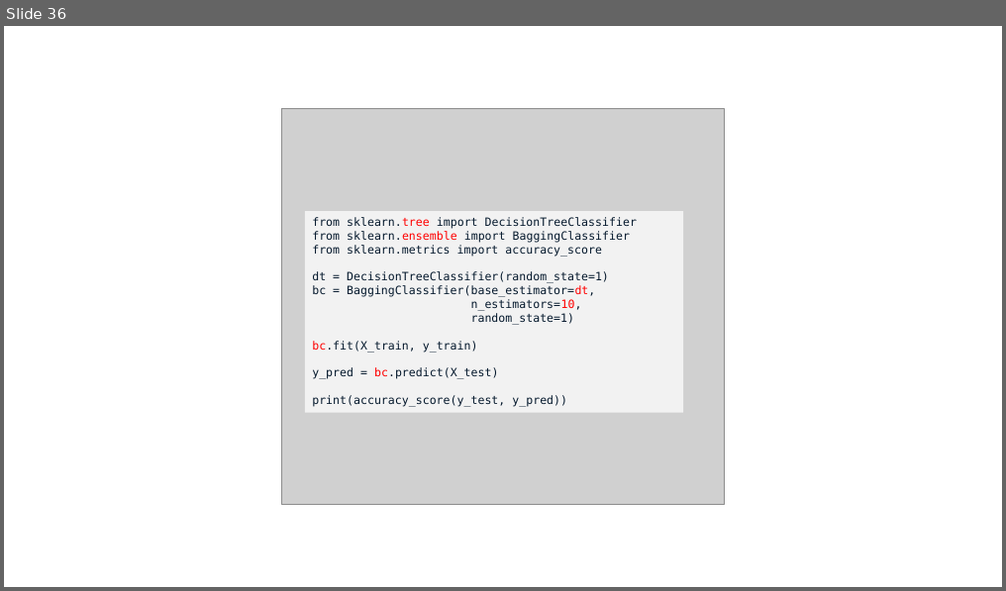
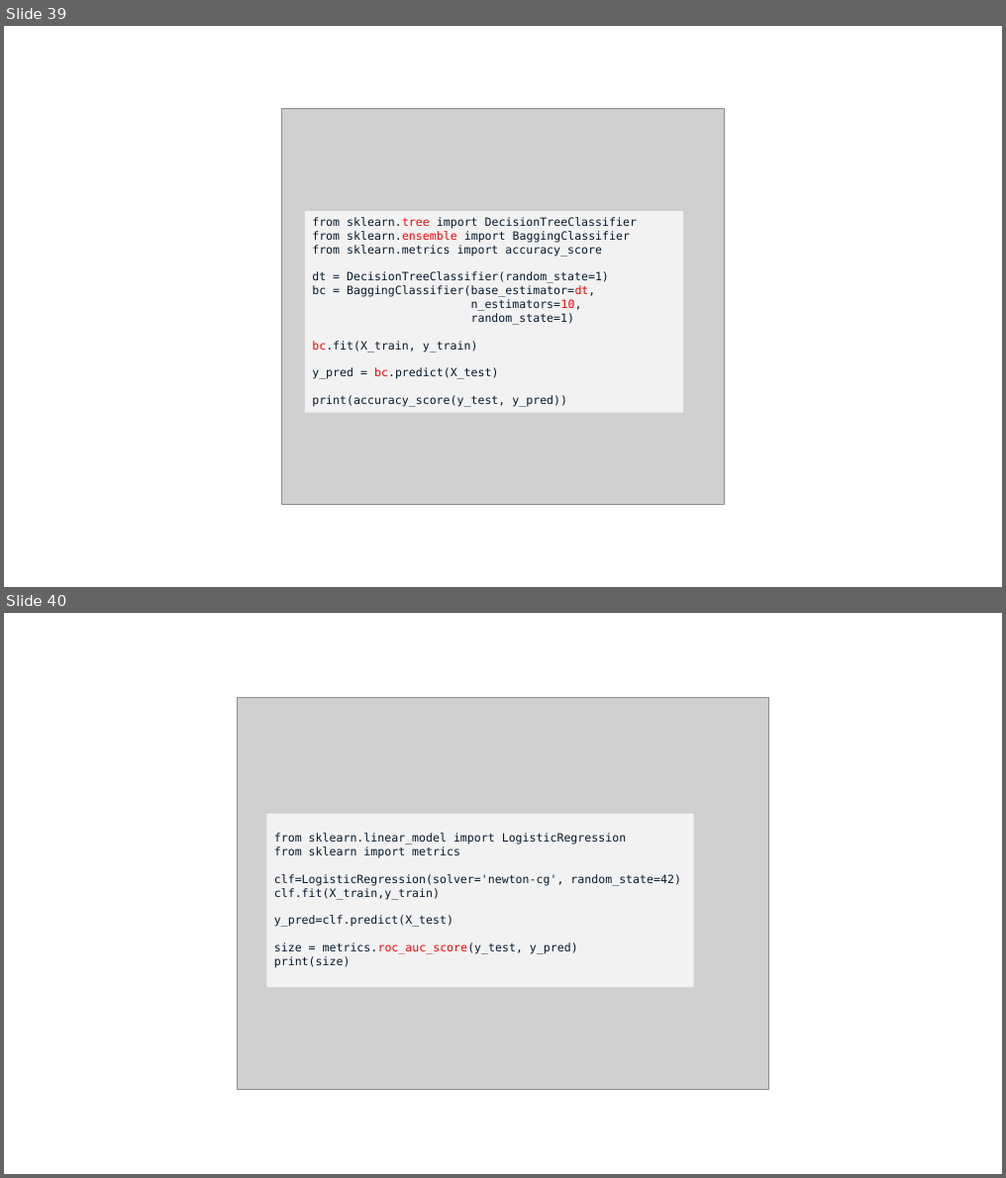
Before and after one commit to JNYH/DataCamp_Assessment, a slide deck: Model_Development.pptx. Shown one above the other, each under a label of ours: slide 36 before the commit, slides 39 and 40 after it. The pictures are 1006x591 and 1006x1178 pixels, drawn with LibreOffice and Linux fonts; fonts in the diff are those of the drawing; grey boxes stand for pictures. Boxes give left, top, right and bottom in pixels: in the first picture for what was removed or moved away, otherwise in the second. Text is boxed around its words. In the diff, an @@ line names an element or a change of style, - is before the commit and + after.

```diff
--- a/Model_Development.pptx
+++ b/Model_Development.pptx
@@ slide 40 added at (4, 613, 1002, 1174), background #FFFFFF @@
@@ picture added at (237, 697, 769, 1090) @@
@@ rectangle added at (266, 814, 693, 987), fill #F2F2F2, 11 pt, text #05192D @@
+from sklearn.linear_model import LogisticRegression
+from sklearn import metrics
+clf=LogisticRegression(solver='newton-cg', random_state=42)
+clf.fit(X_train,y_train)
+y_pred=clf.predict(X_test)
+size = metrics.roc_auc_score(y_test, y_pred)
+print(size)
@@ what was slide 36 is now slide 39 @@
```
Also in this commit, not shown: 3 slides changed, 4 other slides added, 2 slides removed.
